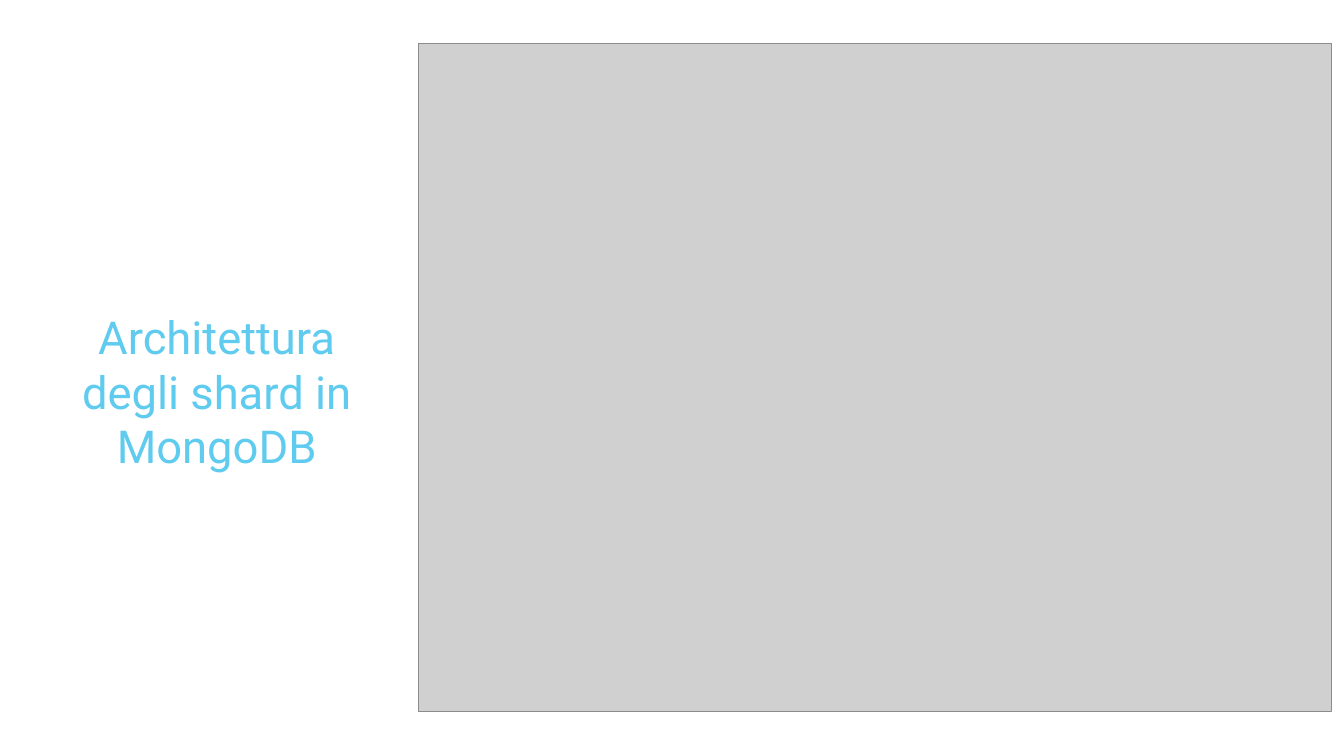
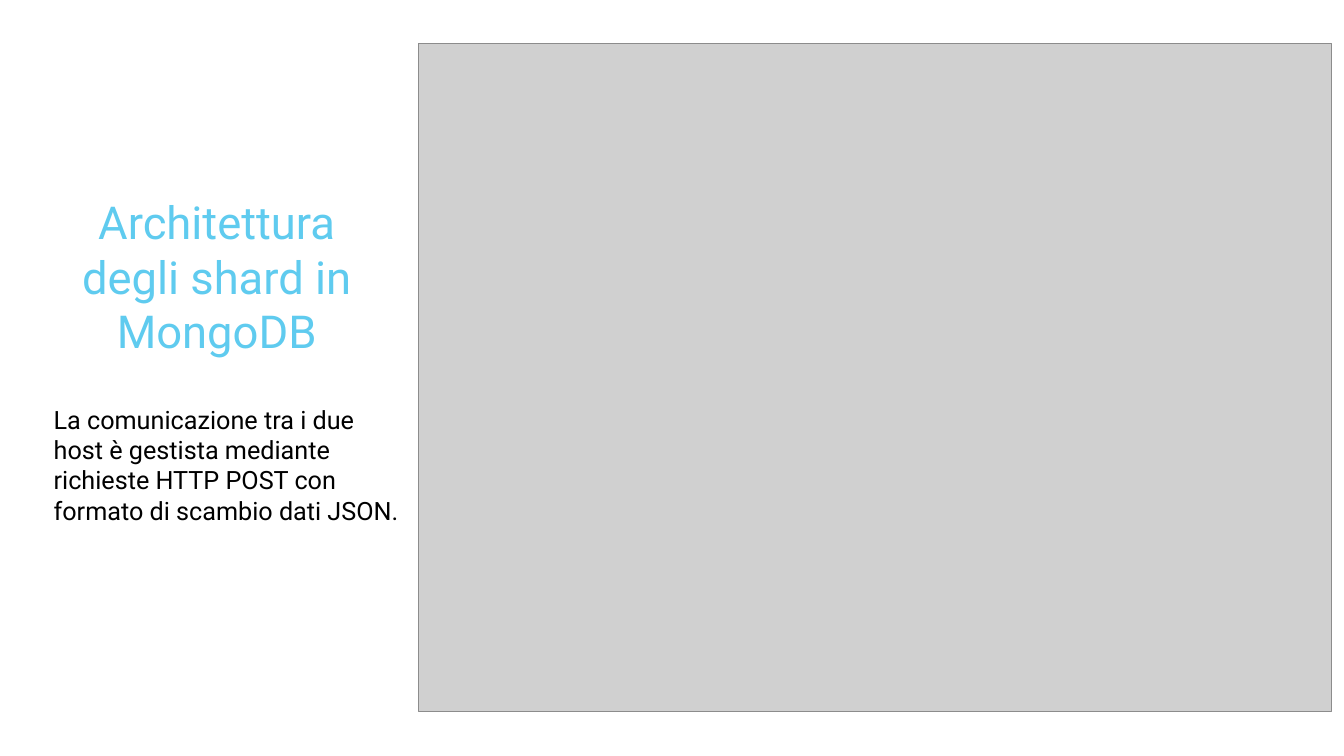
Before and after one commit to moamedterzo/MAADB, a slide deck: slide 4 of Docs/Presentazione.PPTX. Drawn at 1344x756 pixels with LibreOffice and Linux fonts; fonts in the diff are those of the drawing; grey boxes stand for pictures. Boxes give left, top, right and bottom in pixels: in the first picture for what was removed or moved away, otherwise in the second. Text is boxed around its words. In the diff, an @@ line names an element or a change of style, - is before the commit and + after.

Commit message:
Aggiornata slide "Architettura degli Shard MongoDB" aggiungendo la descrizione delle interfacce di input output

```diff
--- a/Docs/Presentazione.PPTX
+++ b/Docs/Presentazione.PPTX
@@ title "Architettura degli shard in MongoDB": place and size @@
-title "Architettura degli shard in MongoDB" at [82,320,351,473]
+title "Architettura degli shard in MongoDB" at [82,205,351,358]
@@ text added at [54,410,398,521], 18 pt, text #000000 @@
+La comunicazione tra i due host è gestista mediante richieste HTTP POST con formato di scambio dati JSON.
```
Also in this commit, not shown: 1 other slide changed.
